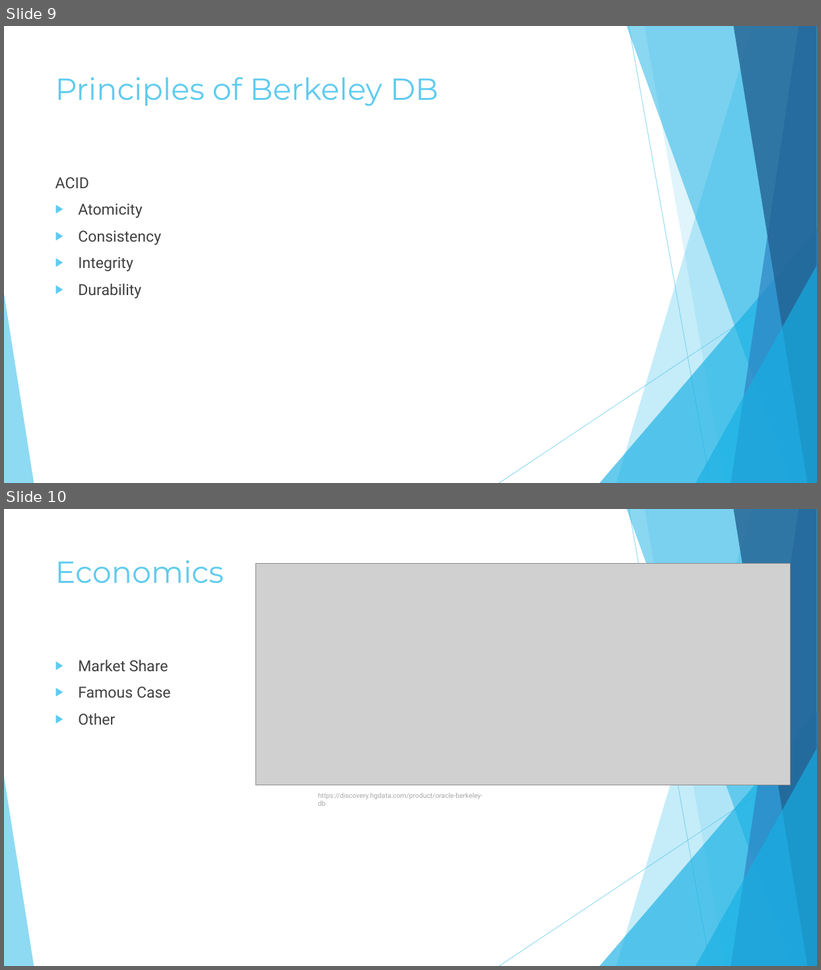
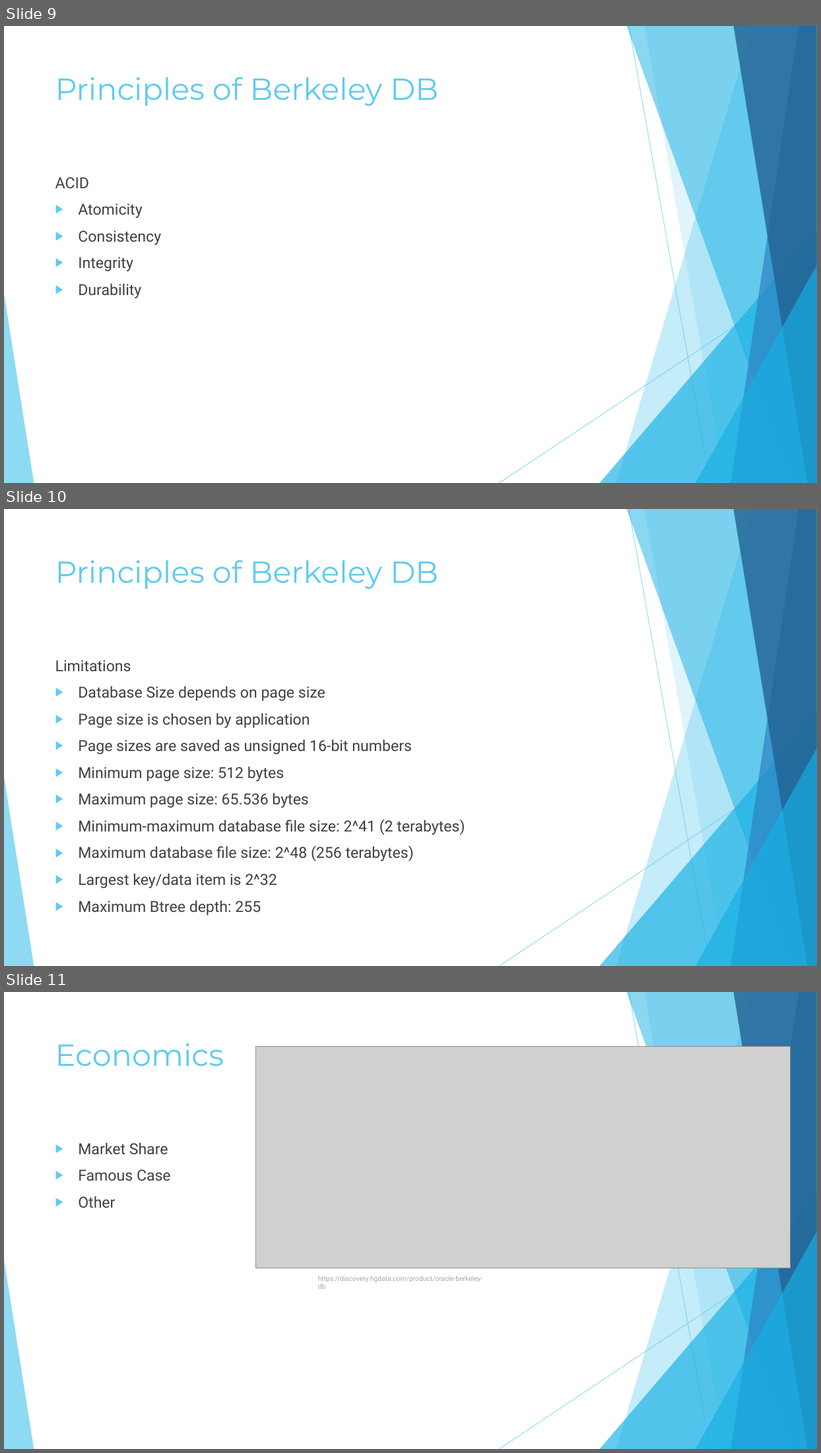
Before and after one commit to shellucas/BerkeleyDBDemo, a slide deck: Berkeley DB.pptx. Shown one above the other, each under a label of ours: slides 9 and 10 before the commit, slides 9, 10 and 11 after it. The pictures are 821x970 and 821x1453 pixels, drawn with LibreOffice and Linux fonts; fonts in the diff are those of the drawing; grey boxes stand for pictures. Boxes give left, top, right and bottom in pixels: in the first picture for what was removed or moved away, otherwise in the second. Text is boxed around its words. In the diff, an @@ line names an element or a change of style, - is before the commit and + after.

Commit message:
LIMITS!

```diff
--- a/Berkeley DB.pptx
+++ b/Berkeley DB.pptx
@@ slide 10 added at [4,509,817,966], background #FFFFFF; not listed: 10 template elements that a slide beside it also shows @@
@@ title added at [55,560,438,589], 36 pt, text #5FCBEF @@
+Principles of Berkeley DB
@@ text added at [55,660,465,916], 18 pt, text #404040 @@
+Limitations
+▶ Database Size depends on page size
+▶ Page size is chosen by application
+▶ Page sizes are saved as unsigned 16-bit numbers
+▶ Minimum page size: 512 bytes
+▶ Maximum page size: 65.536 bytes
+▶ Minimum-maximum database file size: 2^41 (2 terabytes)
+▶ Maximum database file size: 2^48 (256 terabytes)
+▶ Largest key/data item is 2^32
+▶ Maximum Btree depth: 255
@@ what was slide 10 is now slide 11 @@
```
